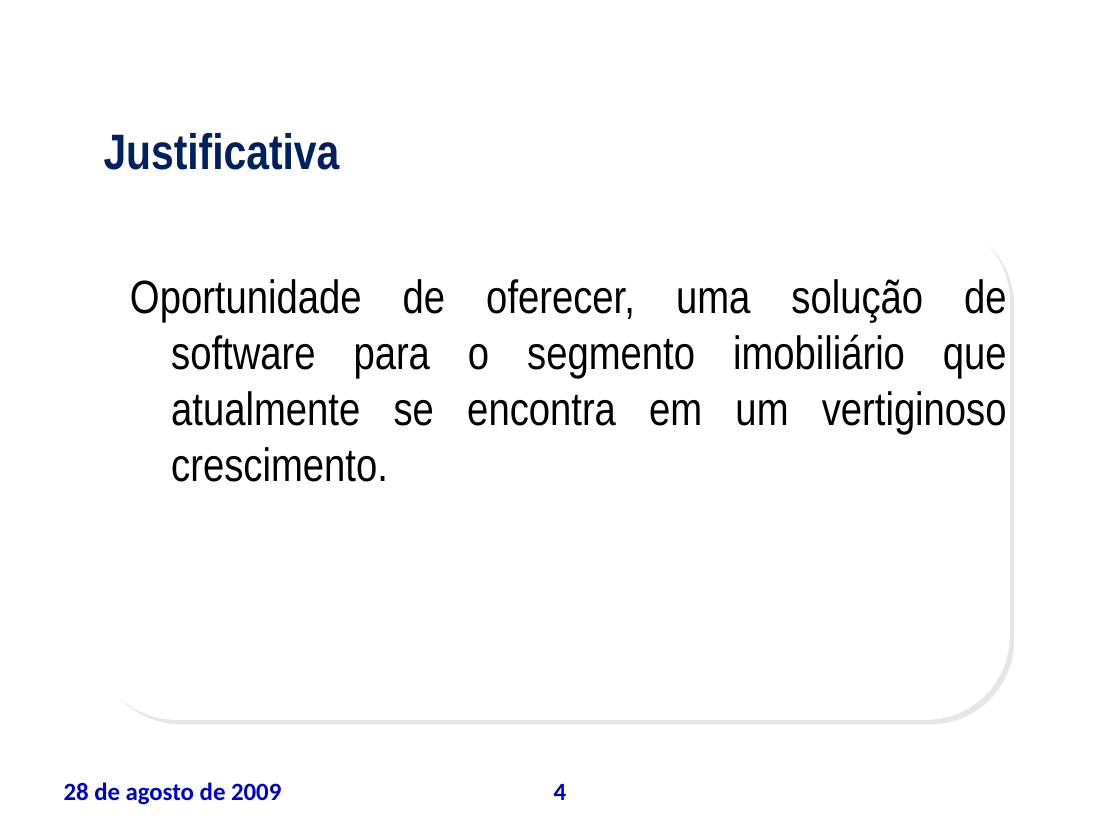
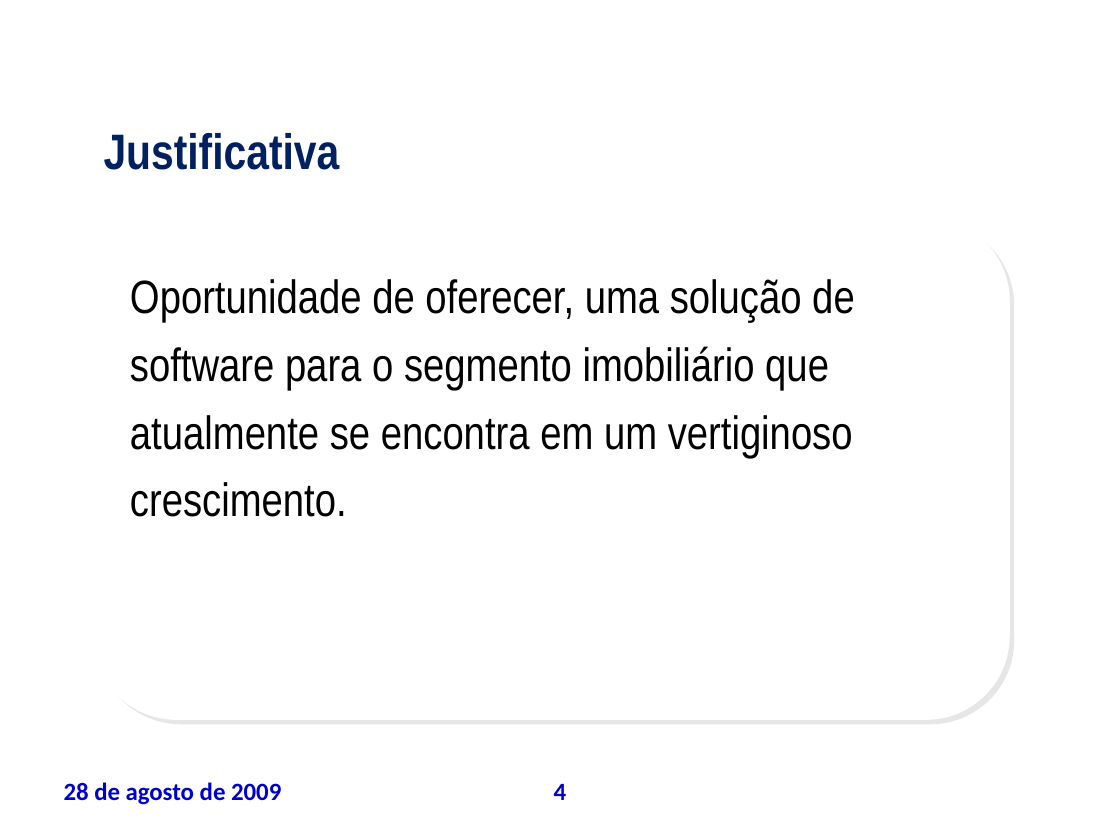
Before and after one commit to leoevaristo/psa20092, a slide deck: slide 4 of ARTEFATOS/TAP_apresentacao.ppt. Drawn at 1120x840 pixels with LibreOffice and Linux fonts; fonts in the diff are those of the drawing; background and template pictures are left out. Boxes give left, top, right and bottom in pixels: in the first picture for what was removed or moved away, otherwise in the second. Text is boxed around its words. In the diff, an @@ line names an element or a change of style, - is before the commit and + after.

```diff
--- a/ARTEFATOS/TAP_apresentacao.ppt
+++ b/ARTEFATOS/TAP_apresentacao.ppt
@@ text at [130, 279, 855, 517]: text changed @@
-Oportunidade de oferecer, uma solução de software para o segmento imobiliário que atualmente se encontra em um vertiginoso crescimento.
+Oportunidade de oferecer, uma solução de
+software para o segmento imobiliário que
+atualmente se encontra em um vertiginoso
+crescimento.
```
Also in this commit, not shown: 6 other slides changed.
